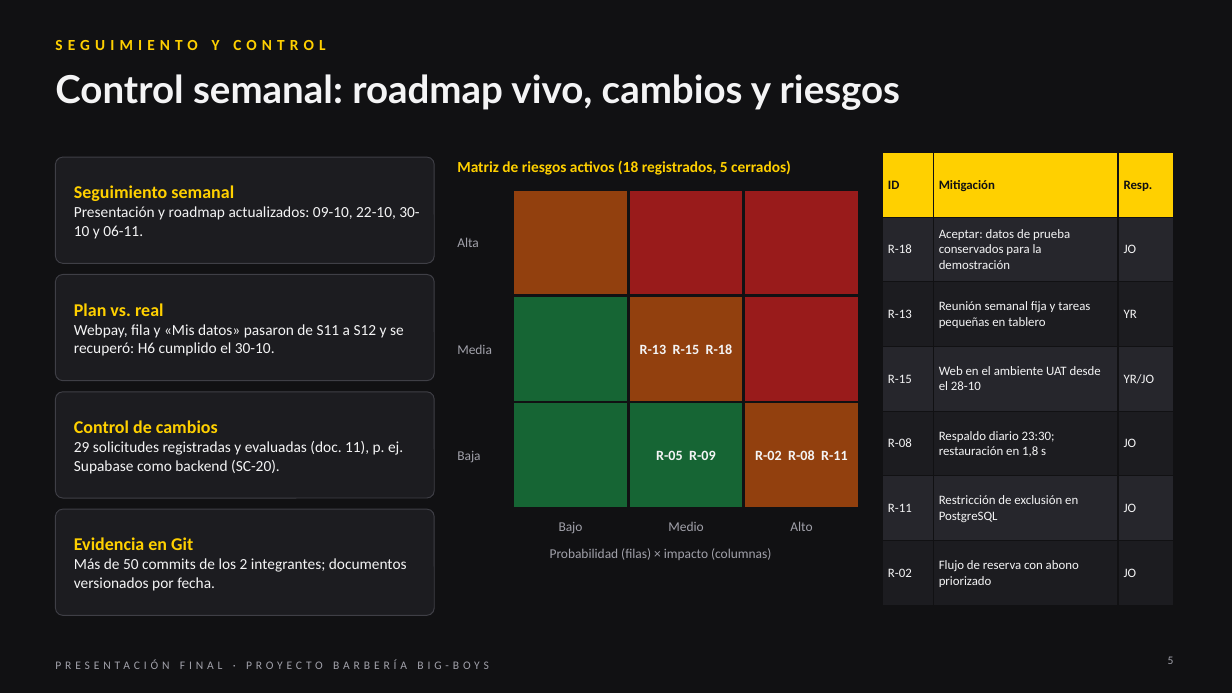
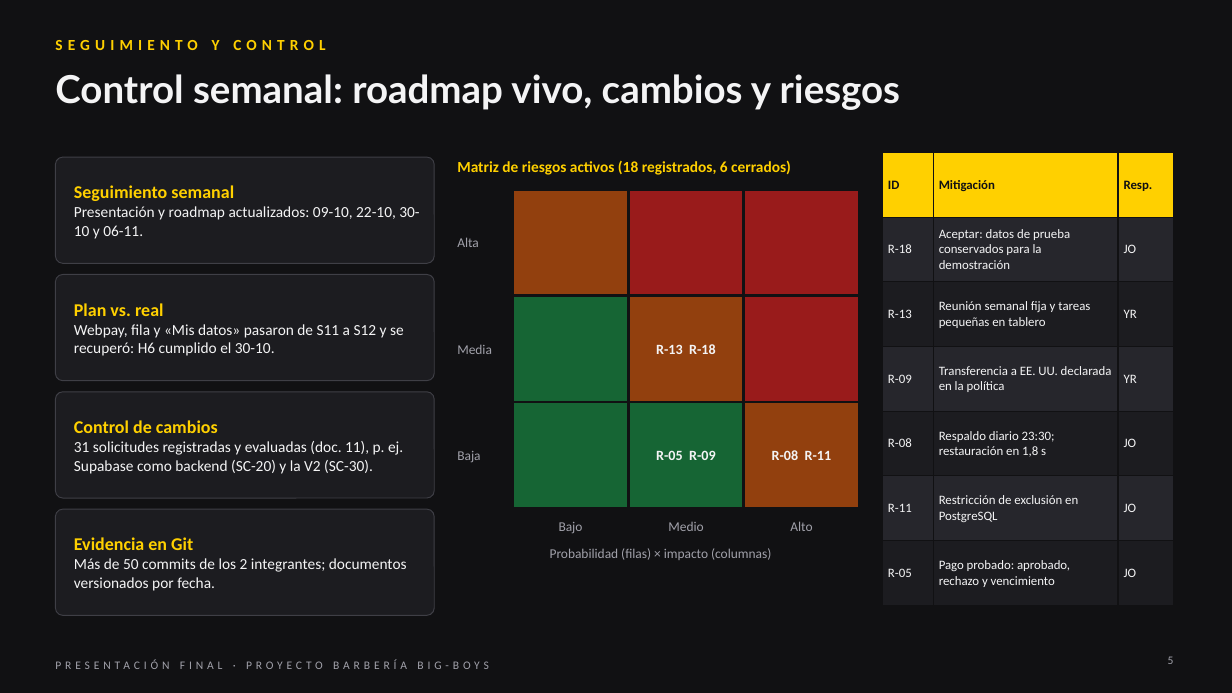
Before and after one commit to Yerko-Rosales/Proyecto_Barberia, a slide deck: slide 5 of Fase 3/Evidencias Grupales/Presentación Final del proyecto (Español).pptx. Drawn at 1232x693 pixels with LibreOffice and Linux fonts; fonts in the diff are those of the drawing. Boxes give left, top, right and bottom in pixels: in the first picture for what was removed or moved away, otherwise in the second. Text is boxed around its words. In the diff, an @@ line names an element or a change of style, - is before the commit and + after.

Commit message:
Cierre de pruebas (10-11-2026): Ciclo 1, Ciclo 2, UAT, Acta e Informe de Cierre
- Pruebas_UAT_10-11-2026: resultados de los 77 casos funcionales (51 aprobados, 26 diferidos a la V2),
  11 no funcionales (10 aprobados) y 6 escenarios UAT (6 aprobados), registro de 17 defectos, scripts y capturas.
- Documento 18 v1.5: resumen por ciclo, Tabla 20 (defectos) y Tabla 21 (resultado por caso).
- Documento 11 v1.5: SC-30 (casos diferidos a la V2) y SC-31 (UAT ejecutada por el equipo).
- Documento 15 v1.8: R-02 y R-15 cerrados (18 riesgos, 12 activos). Documento 00 v2.4 y README.
- Documento 13 v1.0 (Acta de Cierre) y documento 14 v1.0 (Informe de Cierre y Lecciones Aprendidas).
- Presentación final actualizada con los resultados del cierre.

```diff
--- a/Fase 3/Evidencias Grupales/Presentación Final del proyecto (Español).pptx
+++ b/Fase 3/Evidencias Grupales/Presentación Final del proyecto (Español).pptx
@@ text at (457,160,791,175): text changed @@
-Matriz de riesgos activos (18 registrados, 5 cerrados)
+Matriz de riesgos activos (18 registrados, 6 cerrados)
@@ table at (883,152,1174,591) @@
-row 4: R-15 | Web en el ambiente UAT desde el 28-10 | YR/JO
+row 4: R-09 | Transferencia a EE. UU. declarada en la política | YR
-row 7, column 1: R-02
+row 7, column 1: R-05
-row 7, column 2: Flujo de reserva con abono priorizado
+row 7, column 2: Pago probado: aprobado, rechazo y vencimiento
@@ text at (656,344,716,354): text changed @@
-R-13 R-15 R-18
+R-13 R-18
@@ text at (74,441,403,474): text changed @@
-29 solicitudes registradas y evaluadas (doc. 11), p. ej. Supabase como backend (SC-20).
+31 solicitudes registradas y evaluadas (doc. 11), p. ej. Supabase como backend (SC-20) y la V2 (SC-30).
@@ text at (772,450,832,460): text changed @@
-R-02 R-08 R-11
+R-08 R-11
```
Also in this commit, not shown: 7 other slides changed, 31 other files.
